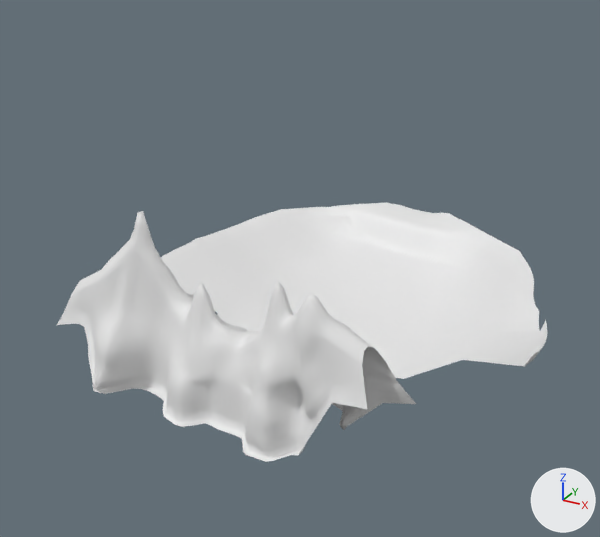
An edit to the Blender file models/room04/room04b.blend, drawn before and after from the same camera.
Before and after are seen from a 50 mm camera at (41.8, -144.5, 16.6) aimed at (1.8, -71.7, -19.8). The axes (+X, +Y, +Z) are drawn at lower right. The lights are the same throughout.

The scene before the commit, as lines of its bpy script (objects in view):
```python
ob_room04b_large_cavern = bpy.data.objects.new('room04b_large_cavern', me_circle_007)
ob_room04b_large_cavern.location = (0.0, 0.0, -13.0)
ob_room04b_ridge = bpy.data.objects.new('room04b_ridge', me_circle_008)
ob_room04b_ridge.location = (0.0, 0.0, -13.0)
```
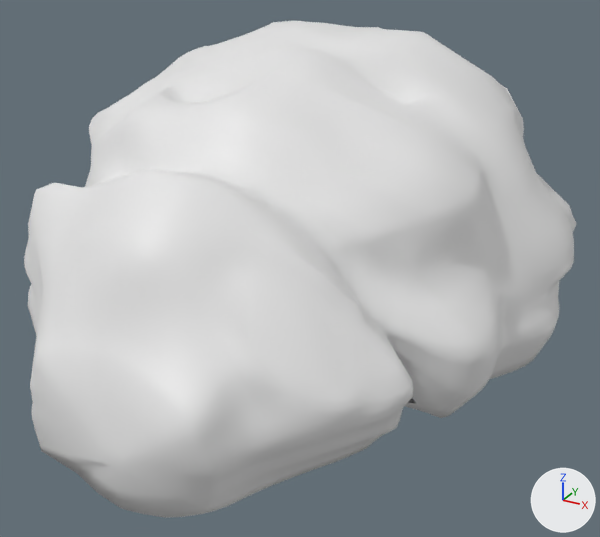
Changed parts and their boxes [x1, y1, x2, y2] in the pictures (600 x 537 px):
'room04b_large_cavern', modifiers changed: before [161, 203, 547, 379]; after [24, 21, 577, 518]
'room04b_ridge', deleted: before [57, 211, 416, 462]

The edits, one by one:
Object 'room04b_large_cavern' (ob_room04b_large_cavern) loses its MASK modifier named 'Mask'.
Modifier setting removed (it was vertex_group = 'Group').
Object 'room04b_large_cavern' (ob_room04b_large_cavern) loses its MASK modifier named 'Mask.002'.
Modifier setting removed (it was vertex_group = 'bottom').
Object 'room04b_ridge' (ob_room04b_ridge) is deleted.
